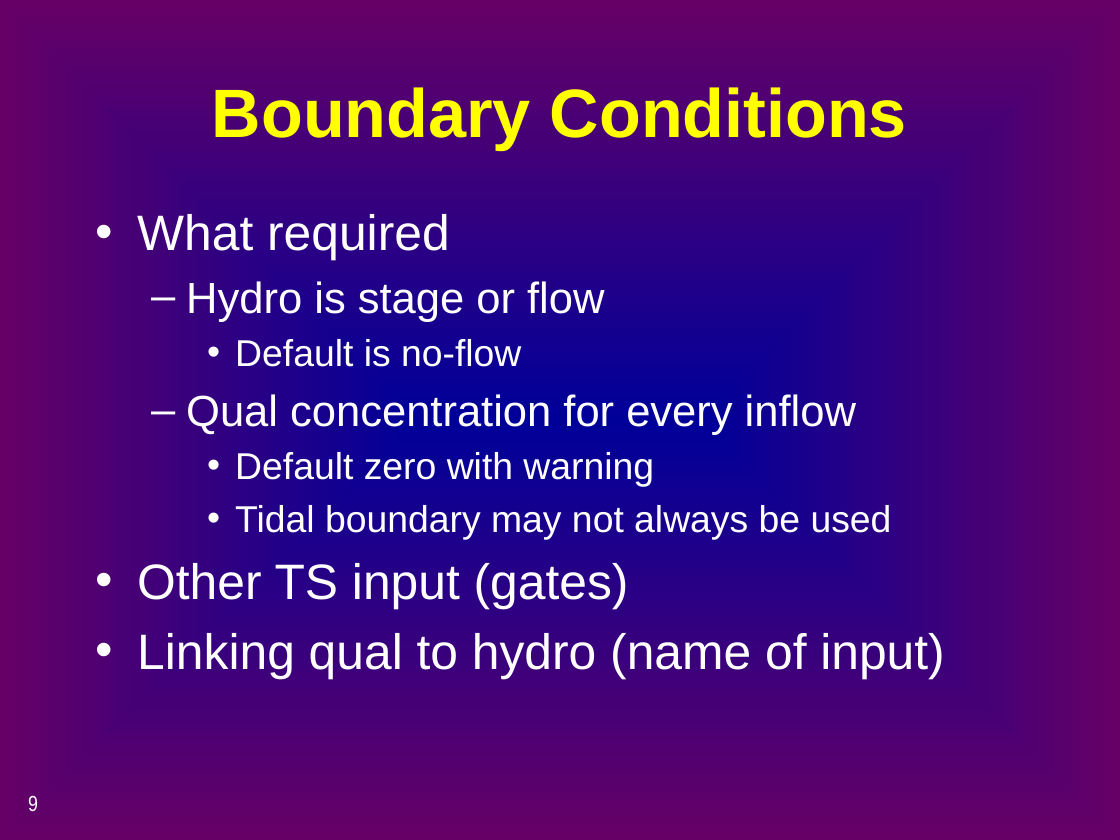
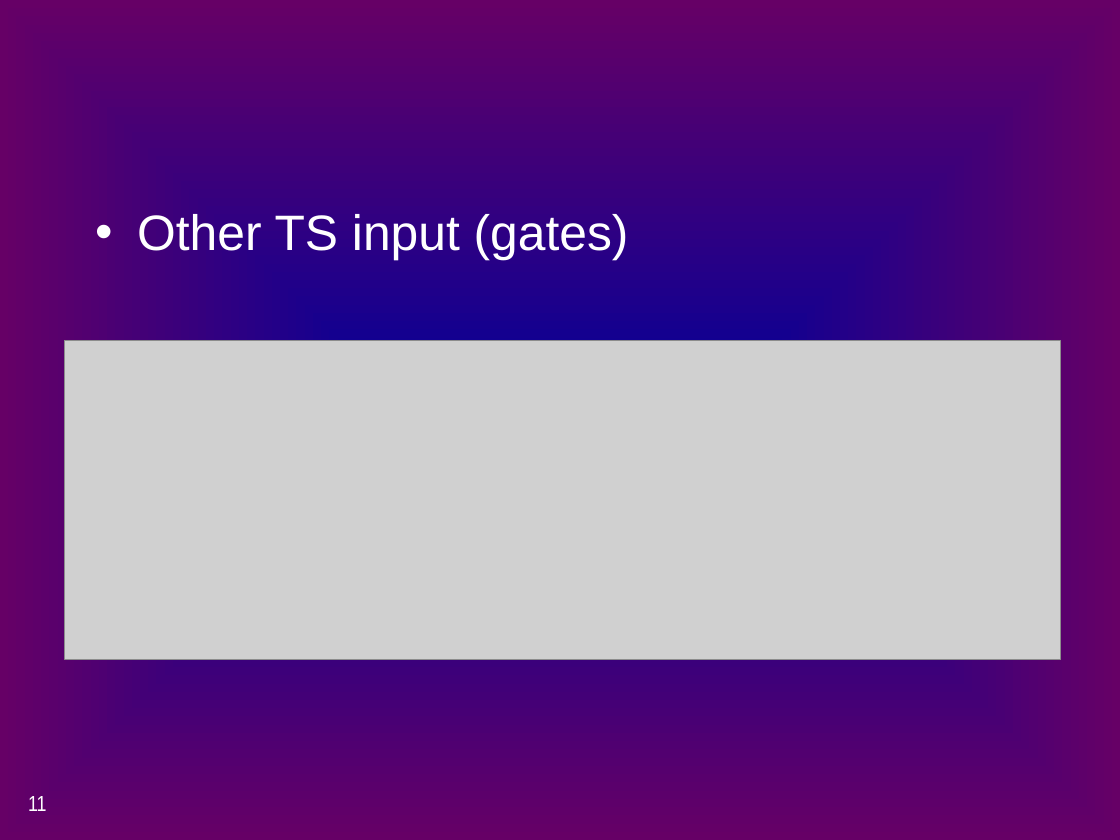
Before and after one commit to CADWRDeltaModeling/dsm2, a slide deck: slide 11 of dsm2/presentations/p4_simulation_data.pptx (slide 9 before the commit). Drawn at 1120x840 pixels with LibreOffice and Linux fonts; fonts in the diff are those of the drawing; grey boxes stand for pictures. Boxes give left, top, right and bottom in pixels: in the first picture for what was removed or moved away, otherwise in the second. Text is boxed around its words. In the diff, an @@ line names an element or a change of style, - is before the commit and + after.

```diff
--- a/dsm2/presentations/p4_simulation_data.pptx
+++ b/dsm2/presentations/p4_simulation_data.pptx
@@ title removed at [212, 87, 907, 149] @@
-Boundary Conditions
@@ text at [137, 214, 892, 539]: paragraphs removed @@
-• What required
-  – Hydro is stage or flow
-    • Default is no-flow
-  – Qual concentration for every inflow
-    • Default zero with warning
-    • Tidal boundary may not always be used
@@ picture added at [65, 340, 1062, 659] @@
@@ text at [137, 633, 944, 679]: paragraph removed @@
-• Linking qual to hydro (name of input)
@@ page number at [28, 796, 47, 811]: text changed @@
-9
+11
```
Also in this commit, not shown: 10 other slides changed, 6 slides added, 2 slides removed.
